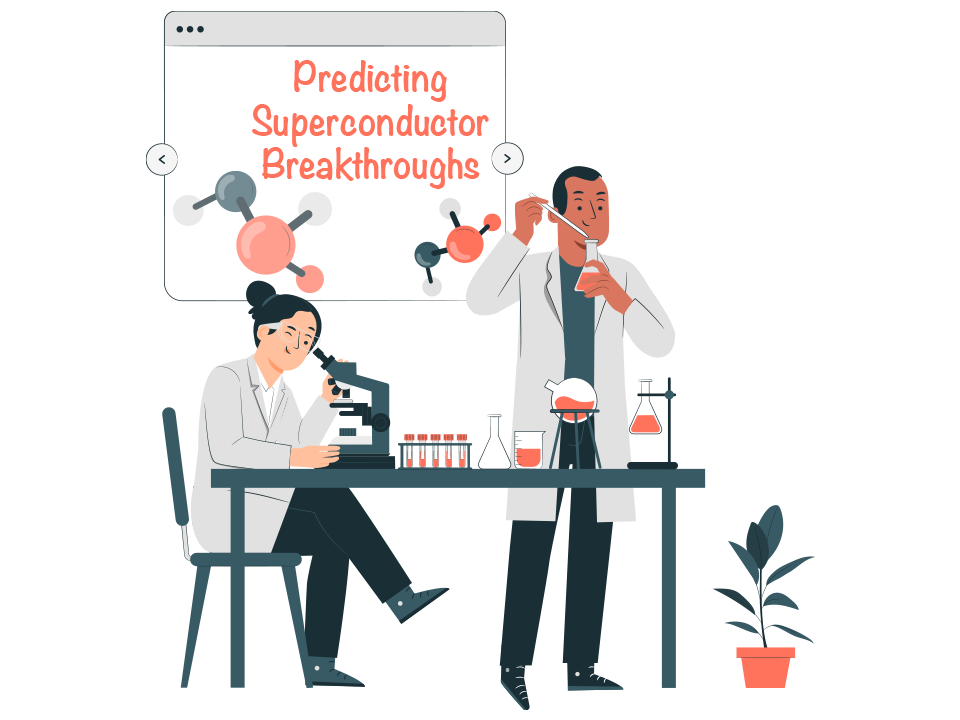
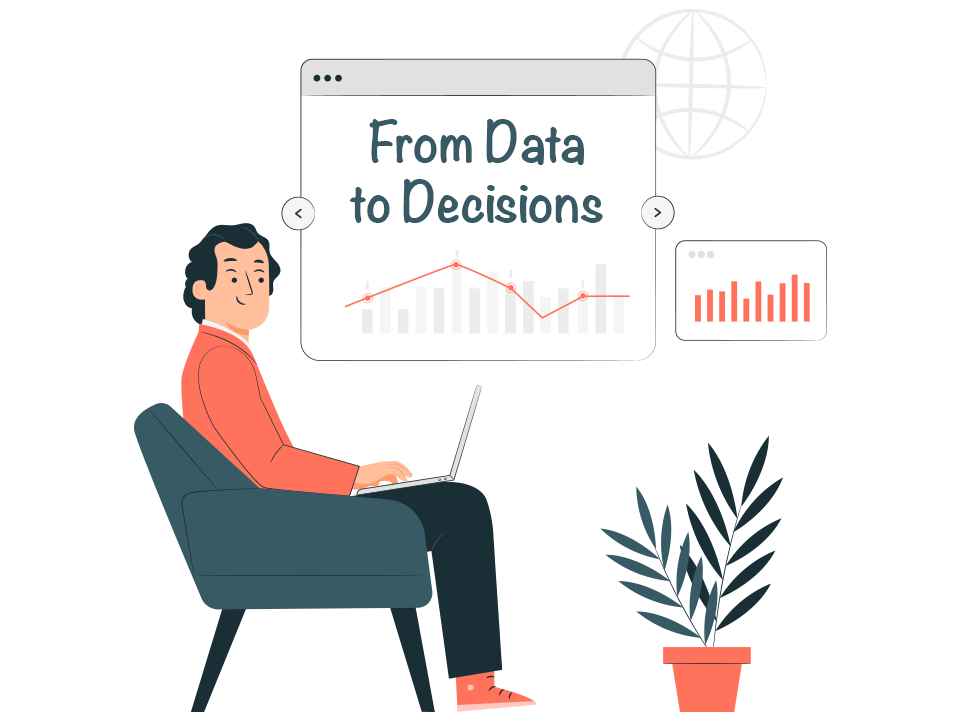
Layered file, before and after one edit (960x720). Changes by layer:
added layer "From Data to Decisions" above "Vector Smart Object" over [134, 9, 827, 712]
hid "Vector Smart Object" (1st of 8) over [145, 10, 816, 711]
